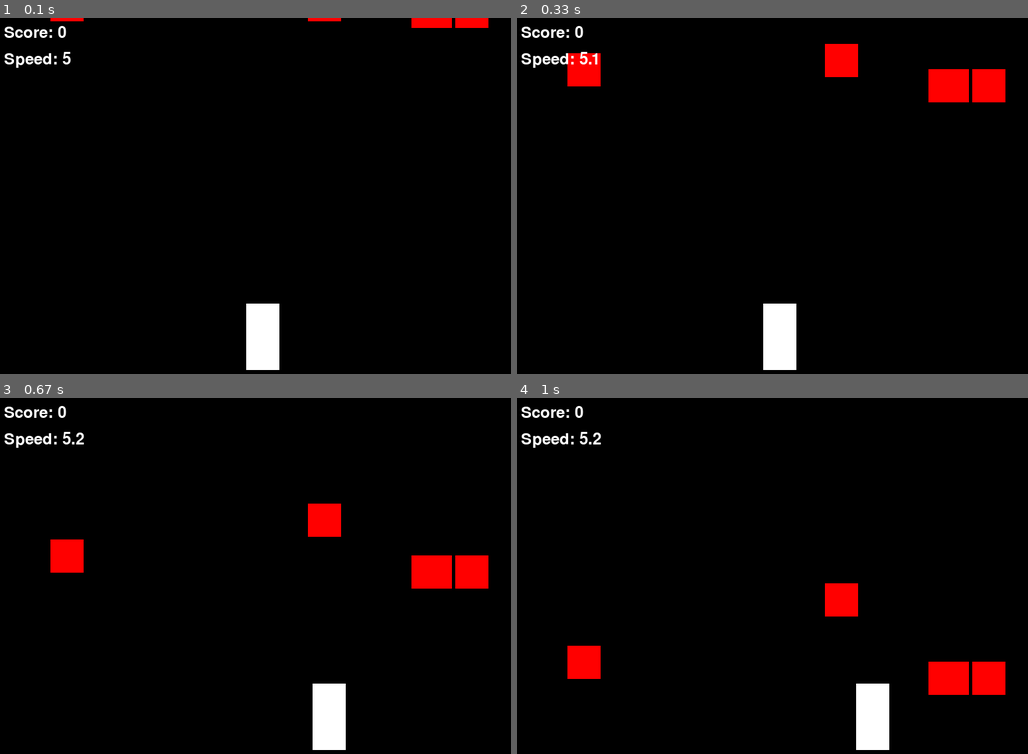
Above: before the commit, frames 1-4 (two rows, left to right).
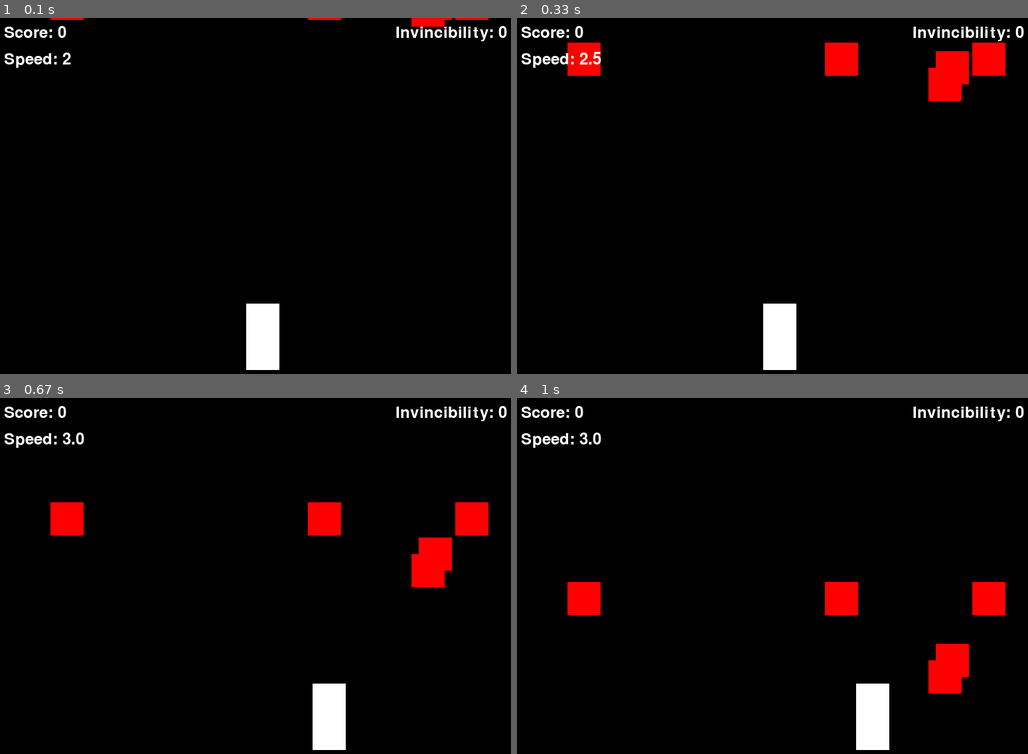
Above: after the commit, the same moments.

Repository: BoBon7/Pygame_code_wars
Game: pygame game, started from main.py
Two runs of this game, one before a commit and one after it. Both use one fixed random seed, a clock stepped at 60 frames per second and the inputs below.
Inputs:
- Up to frame 1 (0.1 s): no input
- Up to frame 2 (0.33 s): no input
- Up to frame 3 (0.67 s): hold D from 0.33 s (still down)
- Up to frame 4 (1 s): release D at 0.8 s

The runs differ from the first frame. In frame 1, 0.6% of the frame differs, in the area x 9-100%, y 0-14%; in frame 2, 2.2%; in frame 3, 3.3%, in the area x 9-100%, y 2-54%; in frame 4, 3.3%.

Commit message:
displaying the invulnerability status, speed changes

Diff:
--- a/main.py
+++ b/main.py
@@ -90,7 +90,7 @@
         elif self.bonus_type == 'coin':
             self.image.fill((255, 255, 0))  # Желтый для монет
         self.rect = self.image.get_rect(center=(random.randint(50, WIDTH - 50), -50))
-        self.speed = 3
+        self.speed = 2
 
     def update(self):
         self.rect.y += self.speed
@@ -107,7 +107,7 @@
         self.image = pygame.Surface((50, 50))
         self.image.fill(RED)
         self.rect = self.image.get_rect(center=(random.randint(50, WIDTH - 50), -50))
-        self.base_speed = 3
+        self.base_speed = 2
         self.speed = round(random.uniform(self.base_speed, self.base_speed * 1.5), 1)
 
     def update(self):
@@ -126,12 +126,14 @@
         player.speed += 0.1  # Увеличение скорости машины
 
 
-def draw_interface(screen, score, speed):
+def draw_interface(screen, score, speed, invincible_timer):
     font = pygame.font.SysFont(None, 36)
     score_text = font.render(f"Score: {score}", True, WHITE)
     speed_text = font.render(f"Speed: {round(speed, 2)}", True, WHITE)
+    invincible_text = font.render(f"Invincibility: {invincible_timer // 60}", True, WHITE)
     screen.blit(score_text, (10, 10))
     screen.blit(speed_text, (10, 50))
+    screen.blit(invincible_text, (WIDTH - 200, 10))
 
 
 def check_collisions(player, obstacles):
@@ -147,7 +149,7 @@
         if player.rect.colliderect(bonus.rect):
             if bonus.bonus_type == 'invincibility':
                 player.invincible = True
-                player.invincible_timer = 600
+                player.invincible_timer += 600
             elif bonus.bonus_type == 'slowdown':
                 for obstacle in obstacles:
                     obstacle.speed -= 2
@@ -218,7 +220,7 @@
         bonus.draw(screen)
 
     # Отрисовка интерфейса
-    draw_interface(screen, player.score, player.speed)
+    draw_interface(screen, player.score, obstacle.base_speed, player.invincible_timer)
     pygame.display.flip()
 
 pygame.quit()
